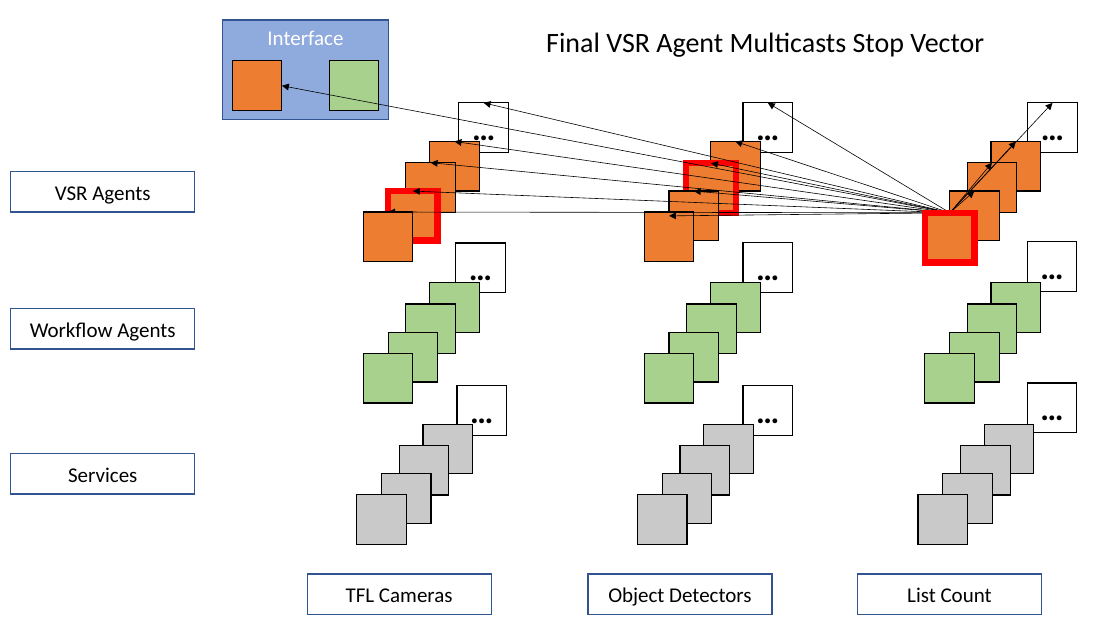
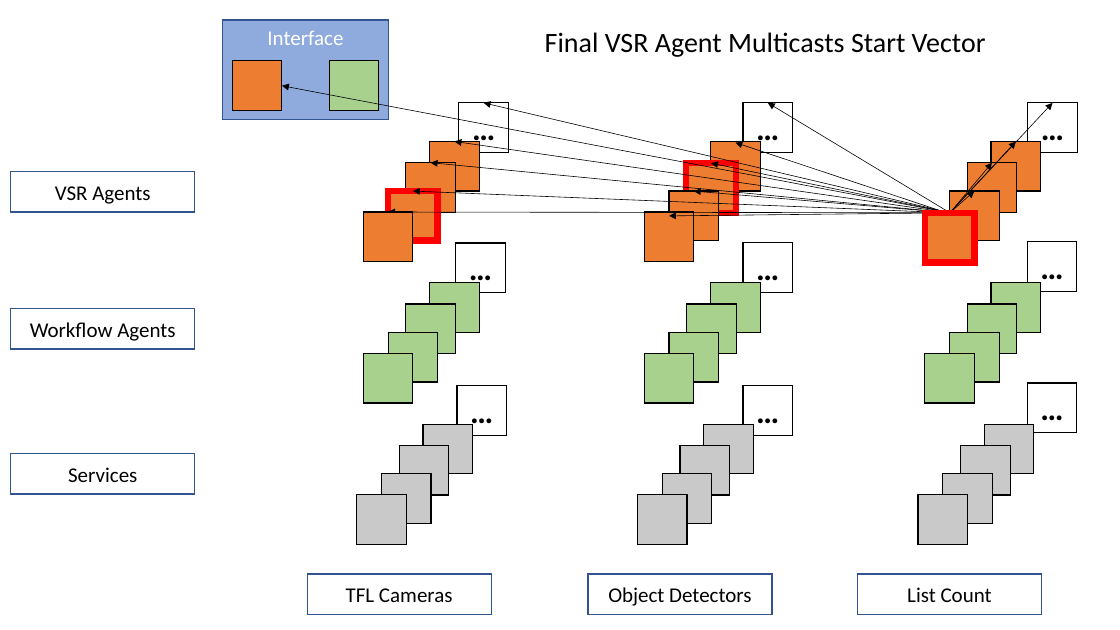
Before and after one commit to dais-ita/csu_fascilitated_by_svr, a slide deck: slide 13 of diagrams/how_many_cars_on_romford_road.pptx. Drawn at 1120x630 pixels with LibreOffice and Linux fonts; fonts in the diff are those of the drawing. Boxes give left, top, right and bottom in pixels: in the first picture for what was removed or moved away, otherwise in the second. Text is boxed around its words. In the diff, an @@ line names an element or a change of style, - is before the commit and + after.

```diff
--- a/diagrams/how_many_cars_on_romford_road.pptx
+++ b/diagrams/how_many_cars_on_romford_road.pptx
@@ text at (545,32,986,57): text changed @@
-Final VSR Agent Multicasts Stop Vector
+Final VSR Agent Multicasts Start Vector
```
Also in this commit, not shown: 3 other slides changed, 2 other files.
